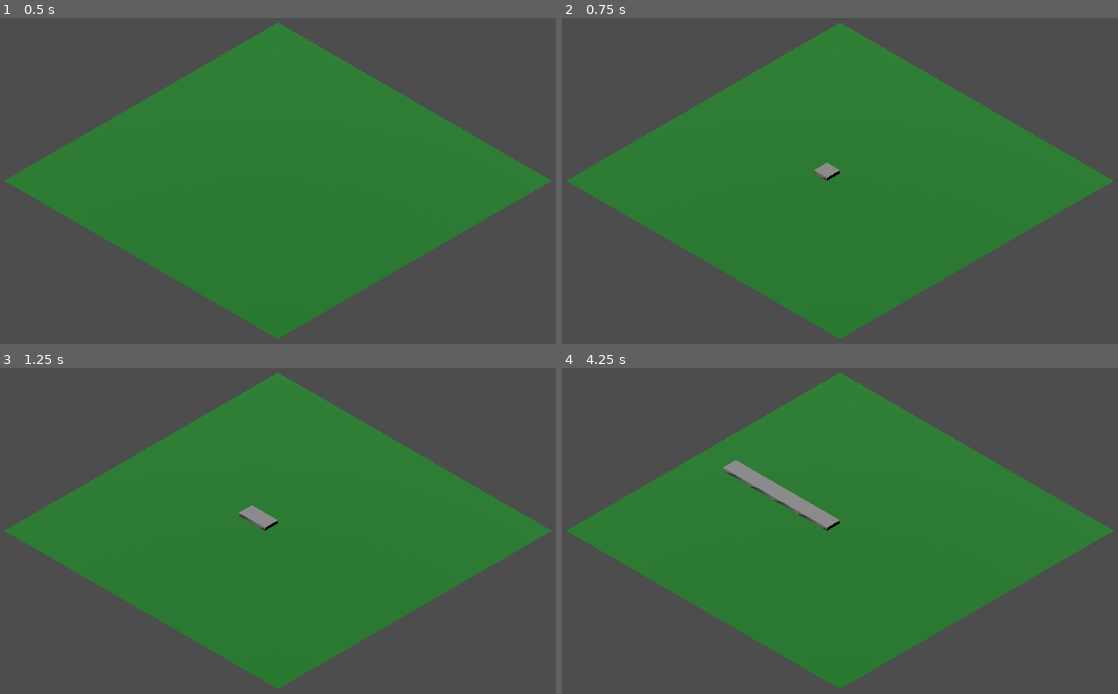
Above: before the commit, frames 1-4 (two rows, left to right).
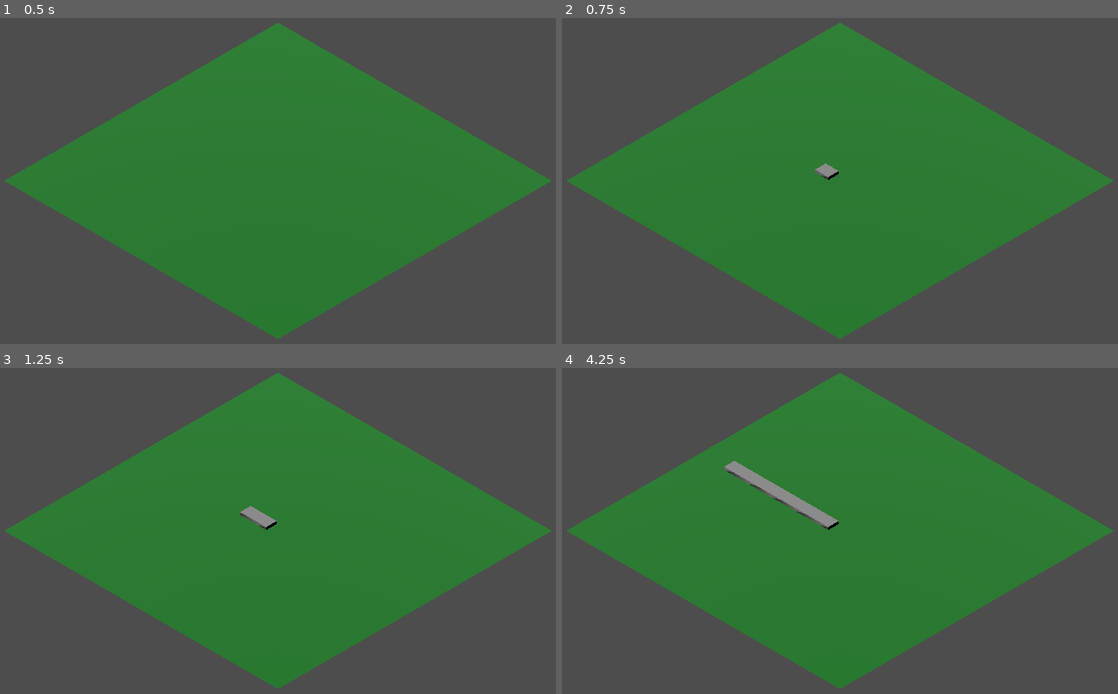
Above: after the commit, the same moments.

Repository: freeborough/RunawayTrains
Game: Godot game, scene res://world.tscn
The game is run twice, just before and just after one commit, with the same random seed, the same clock (stepped at 60 frames per second) and the same inputs. The project has no main scene, so this scene is started directly.
Inputs:
- Up to frame 1 (0.5 s): no input
- Up to frame 2 (0.75 s): tap Enter at 0.5 s
- Up to frame 3 (1.25 s): no input
- Up to frame 4 (4.25 s): tap Space at 2 s; tap Enter at 3.5 s

Frame 1 is identical in both runs. In frame 2, less than 0.1% of the frame differs, in the area x 45-50%, y 44-50%; in frame 3, less than 0.1%; in frame 4, 0.3%, in the area x 28-50%, y 28-50%.

Commit message:
Implemented track rotation.

Diff:
--- a/player.gd
+++ b/player.gd
@@ -83,28 +83,75 @@
 	position.x += round(next_facing.x * track_size)
 	position.z += round(next_facing.y * track_size)
 
-	# Remove the last piece of track.
+	remove_last_track()
+	maybe_swap_for_corner()
+	place_next_track()
+
+	# Update our facing to our new facing.
+	facing = next_facing
+
+
+func remove_last_track():
 	if track.size() >= track_max_length && track.size() > 1:
 		track[0].queue_free()
 		track.remove_at(0)
 
-	# Replace the previous piece of track with a corner if we've turned.
+
+func maybe_swap_for_corner():
+	# We only need to swap for a corner if we're turning.
 	if facing != next_facing and track.size() > 0:
-		var previous_position = track[-1].position
+		# Record the position of the current track piece then delete it.
+		var current_position = track[-1].position
 		track[-1].queue_free()
-		var previous_track = track_corner.instantiate() as Node3D
-		$Track.add_child(previous_track)
-		track[-1] = previous_track
-		previous_track.position = previous_position
 
-	# Place the next piece of track.
+		# Add the replacement piece of track.
+		var current_track = track_corner.instantiate() as Node3D
+		$Track.add_child(current_track)
+		track[-1] = current_track
+		current_track.position = current_position
+
+		# Rotate the corner piece so it correctly links the two adjacent track pieces.
+		if track.size() > 1:
+			rotate_to_join(current_track, track[-2].position, position)
+
+
+func rotate_to_join(node: Node3D, previous: Vector3, next: Vector3):
+	var current : Vector3 = node.position
+
+	# Going UP from going left or right.
+	if next.z < current.z:
+		if previous.x > current.x:
+			node.rotate_y(deg_to_rad(90))
+		else:
+			node.rotate_y(deg_to_rad(180))
+
+	# Going DOWN from going left or right.
+	if next.z > current.z:
+		if previous.x < current.x:
+			node.rotate_y(deg_to_rad(-90))
+
+	# Going LEFT from going up or down.
+	if next.x < current.x:
+		if previous.z > current.z:
+			node.rotate_y(deg_to_rad(-90))
+		else:
+			node.rotate_y(deg_to_rad(180))
+
+	# Going RIGHT from going up or down.
+	if next.x > current.x:
+		if previous.z < current.z:
+			node.rotate_y(deg_to_rad(90))
+
+
+func place_next_track():
 	var new_track = track_straight.instantiate() as Node3D
 	$Track.add_child(new_track)
 	track.append(new_track)
 	new_track.position = position
 
-	# Update our facing to our new facing.
-	facing = next_facing
+	# If we're going to face in the Y axis, rotate the track accordingly.
+	if abs(next_facing.y) > 0.1:
+		new_track.rotate_y(deg_to_rad(90))
 
 
 func rotate_next_facing(degrees: int):
--- a/track_corner.tscn
+++ b/track_corner.tscn
@@ -1,22 +1,34 @@
-[gd_scene load_steps=4 format=3 uid="uid://b0ebhgxesk8bu"]
+[gd_scene load_steps=6 format=3 uid="uid://b0ebhgxesk8bu"]
 
 [sub_resource type="StandardMaterial3D" id="StandardMaterial3D_ovt4k"]
 albedo_color = Color(0.789167, 1, 0.45, 1)
 
 [sub_resource type="BoxMesh" id="BoxMesh_ukplk"]
 material = SubResource("StandardMaterial3D_ovt4k")
+size = Vector3(0.9, 0.2, 0.8)
 
 [sub_resource type="BoxShape3D" id="BoxShape3D_1rheu"]
 margin = 0.0
 size = Vector3(1, 0.2, 1)
 
+[sub_resource type="StandardMaterial3D" id="StandardMaterial3D_3twig"]
+albedo_color = Color(1, 0.23, 0.23, 1)
+
+[sub_resource type="BoxMesh" id="BoxMesh_fx2c6"]
+material = SubResource("StandardMaterial3D_3twig")
+size = Vector3(0.8, 0.2, 0.1)
+
 [node name="TrackStraight" type="StaticBody3D"]
 
 [node name="MeshInstance3D" type="MeshInstance3D" parent="."]
-transform = Transform3D(1, 0, 0, 0, 0.2, 0, 0, 0, 1, 0, 0.1, 0)
+transform = Transform3D(1, 0, 0, 0, 1, 0, 0, 0, 1, 0.05, 0.1, 0)
 mesh = SubResource("BoxMesh_ukplk")
 skeleton = NodePath("../..")
 
 [node name="CollisionShape3D" type="CollisionShape3D" parent="."]
 transform = Transform3D(1, 0, 0, 0, 1, 0, 0, 0, 1, 0, 0.1, 0)
 shape = SubResource("BoxShape3D_1rheu")
+
+[node name="MeshInstance3D2" type="MeshInstance3D" parent="."]
+transform = Transform3D(1, 0, 0, 0, 1, 0, 0, 0, 1, 0, 0.1, 0.45)
+mesh = SubResource("BoxMesh_fx2c6")
--- a/track_straight.tscn
+++ b/track_straight.tscn
@@ -1,6 +1,7 @@
 [gd_scene load_steps=3 format=3 uid="uid://c4yx58q8h8rl1"]
 
 [sub_resource type="BoxMesh" id="BoxMesh_ukplk"]
+size = Vector3(1, 0.2, 0.8)
 
 [sub_resource type="BoxShape3D" id="BoxShape3D_1rheu"]
 margin = 0.0
@@ -9,7 +10,7 @@
 [node name="TrackStraight" type="StaticBody3D"]
 
 [node name="MeshInstance3D" type="MeshInstance3D" parent="."]
-transform = Transform3D(1, 0, 0, 0, 0.2, 0, 0, 0, 1, 0, 0.1, 0)
+transform = Transform3D(1, 0, 0, 0, 1, 0, 0, 0, 1, 0, 0.1, 0)
 mesh = SubResource("BoxMesh_ukplk")
 skeleton = NodePath("../..")
 
